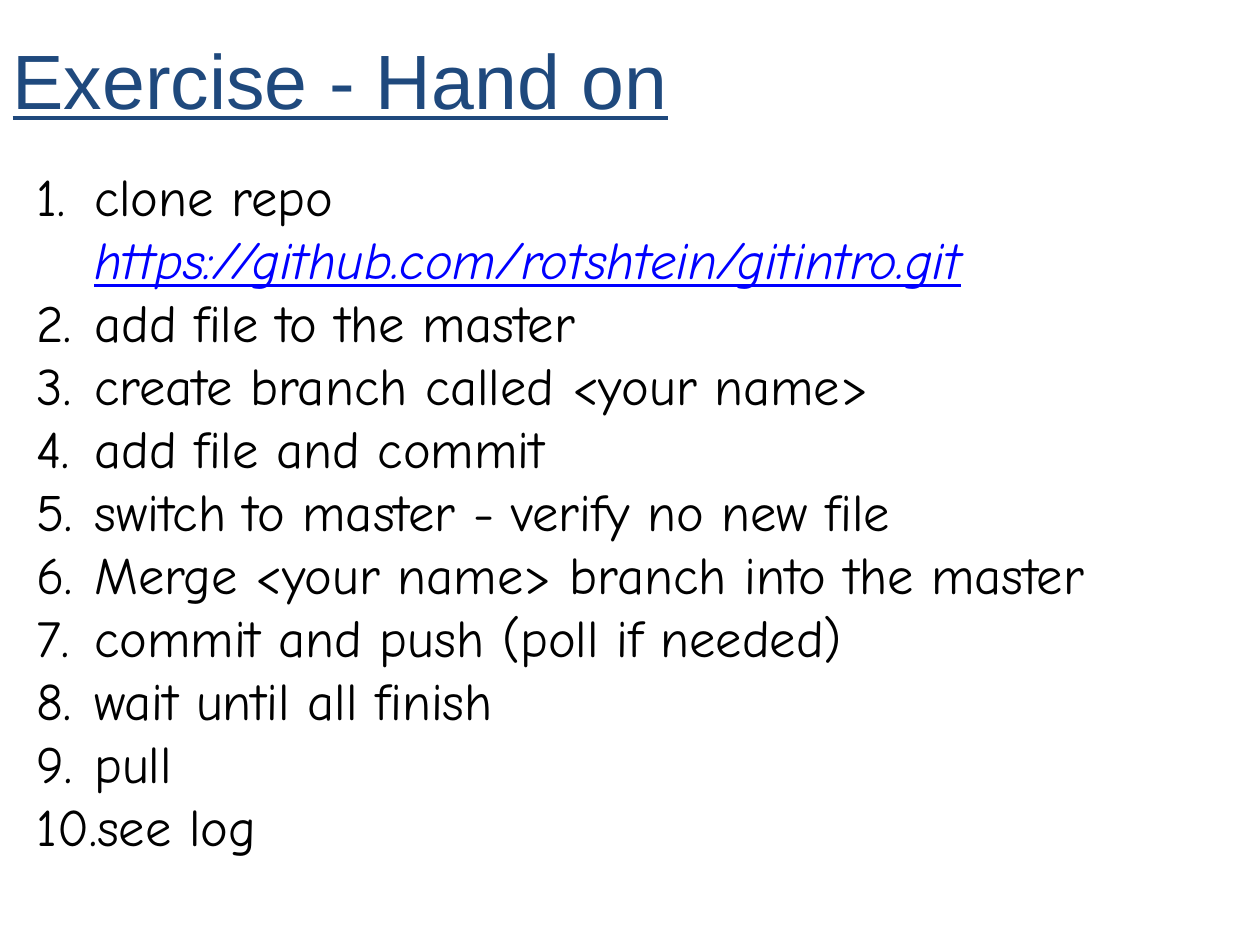
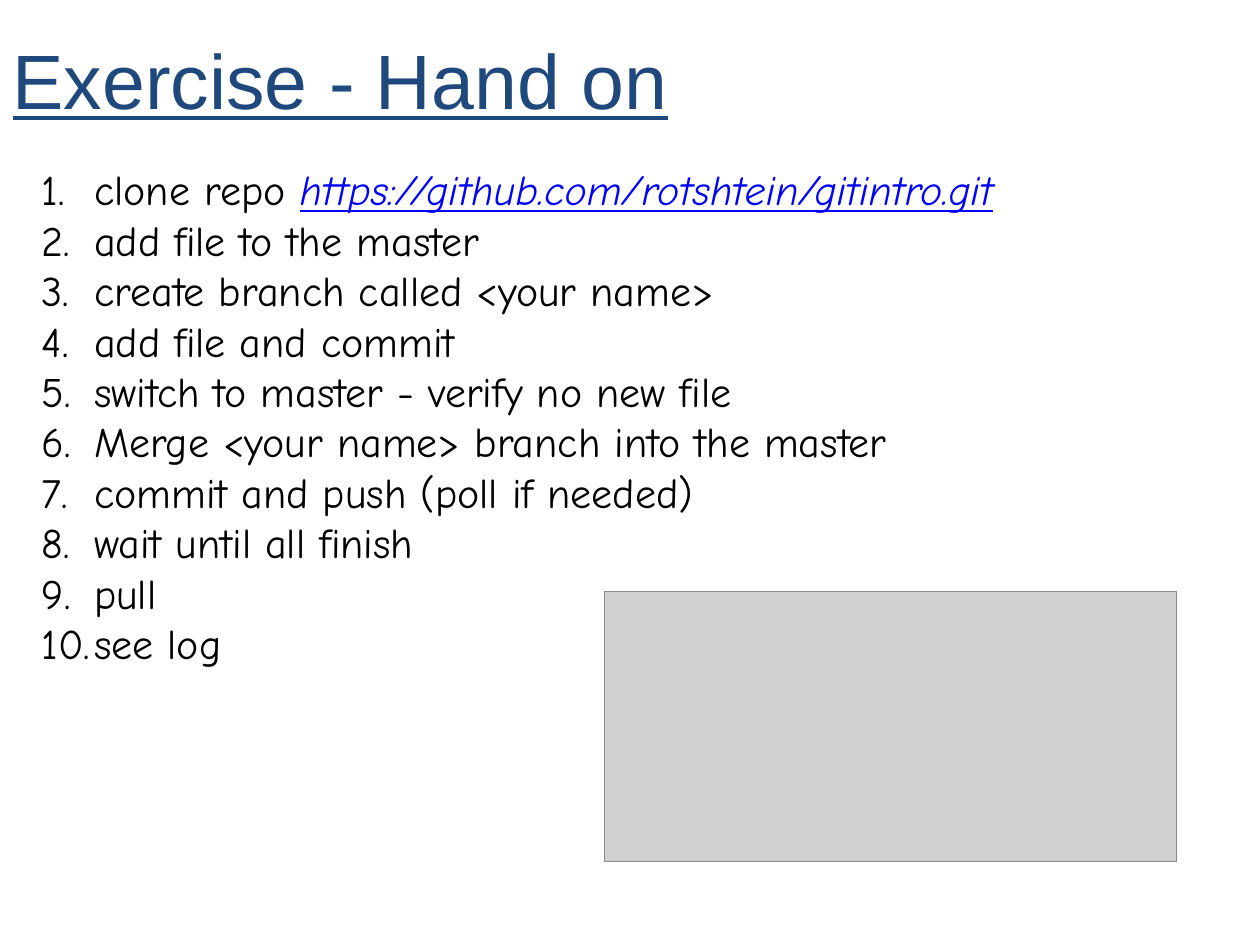
Before and after one commit to rotshtein/gitintro, a slide deck: slide 26 of Rogat-Git_intro.pptx. Drawn at 1260x945 pixels with LibreOffice and Linux fonts; fonts in the diff are those of the drawing; grey boxes stand for pictures. Boxes give left, top, right and bottom in pixels: in the first picture for what was removed or moved away, otherwise in the second. Text is boxed around its words. In the diff, an @@ line names an element or a change of style, - is before the commit and + after.

Commit message:
Add the tree view after merge

```diff
--- a/Rogat-Git_intro.pptx
+++ b/Rogat-Git_intro.pptx
@@ text "clone repo https://github.com/rotshtein/gitintro.git" at <box>42,176,994,667</box>: size 30 to 24 pt; indent changed @@
@@ picture added at <box>605,591,1177,862</box> @@
```
